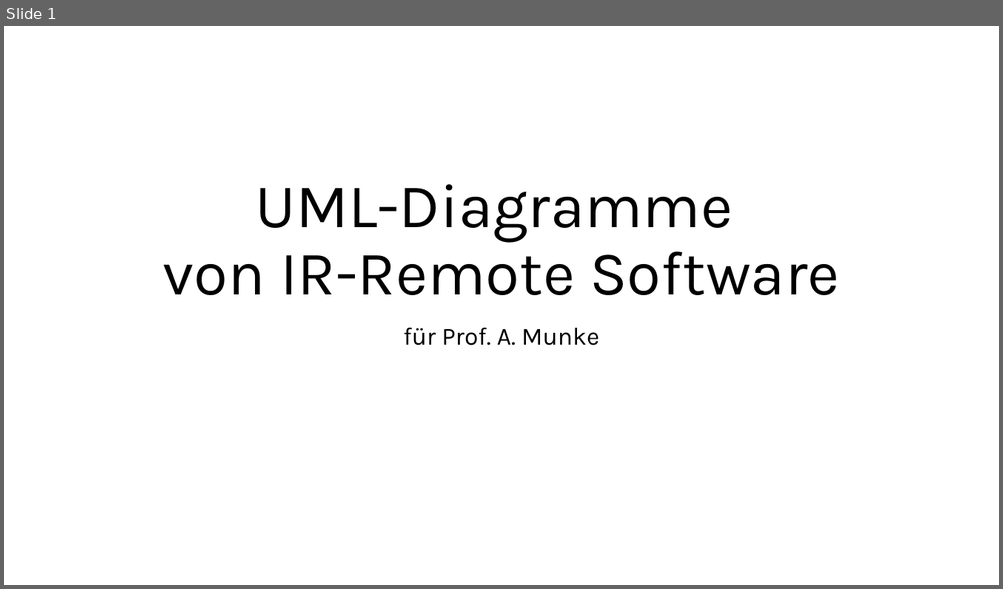
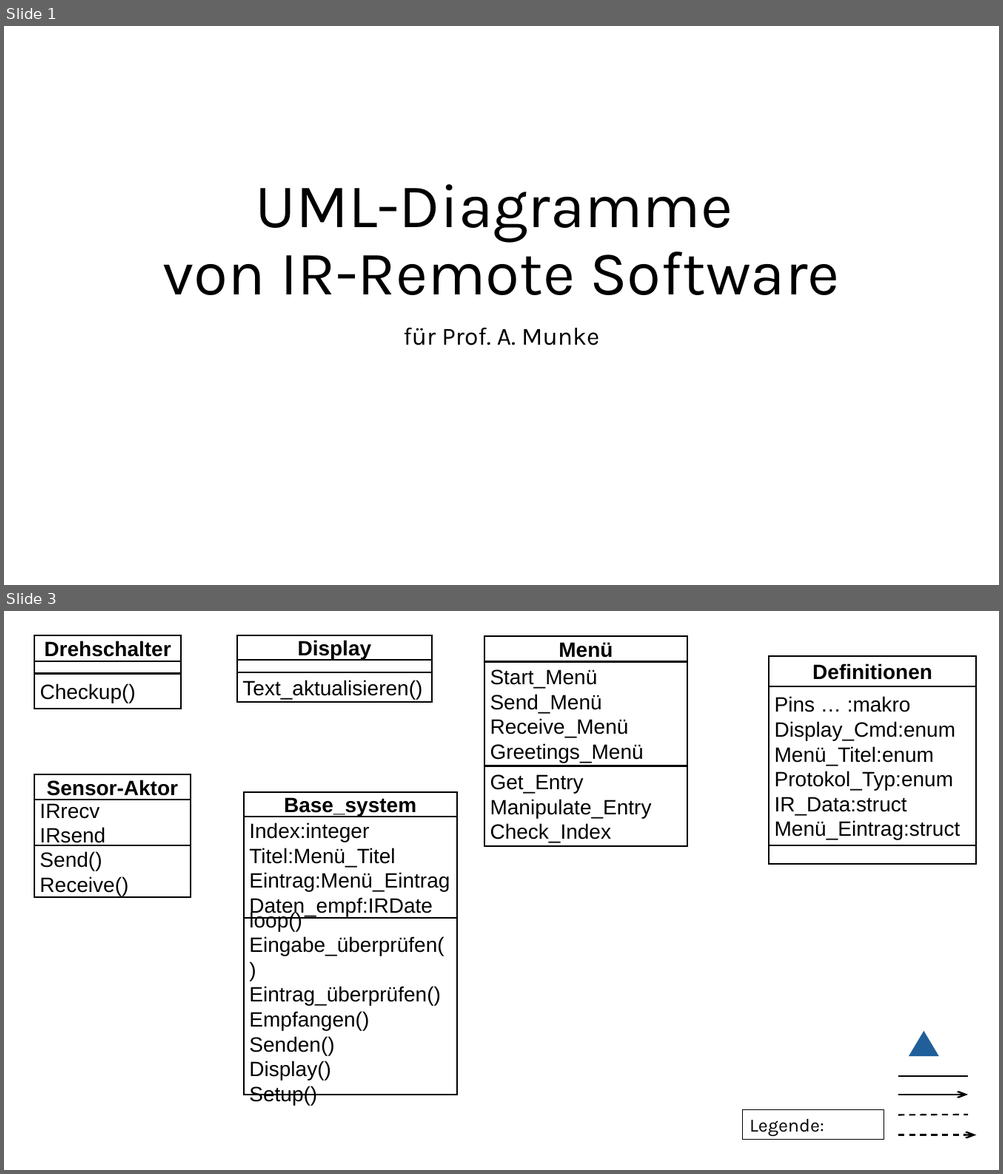
Before and after one commit to TIStudent420/Arduino_IR_Remote, a slide deck: Beleg/UML-IR_Remote.pptx. Shown one above the other, each under a label of ours: slide 1 before the commit, slides 1 and 3 after it; the slides between them are not shown. The pictures are 1003x589 and 1003x1174 pixels, drawn with LibreOffice and Linux fonts; fonts in the diff are those of the drawing. Boxes give left, top, right and bottom in pixels: in the first picture for what was removed or moved away, otherwise in the second. Text is boxed around its words. In the diff, an @@ line names an element or a change of style, - is before the commit and + after.

```diff
--- a/Beleg/UML-IR_Remote.pptx
+++ b/Beleg/UML-IR_Remote.pptx
@@ slide 3 added at [4, 611, 999, 1170], background #FFFFFF @@
@@ rectangle added at [34, 635, 182, 661], outline #000000 1.5 pt, 20 pt, text #000000, bold @@
+Drehschalter
@@ rectangle added at [237, 635, 432, 661], outline #000000 1.5 pt, 20 pt, text #000000, bold @@
+Display
@@ rectangle added at [484, 635, 688, 661], outline #000000 1.5 pt, 20 pt, text #000000, bold @@
+Menü
@@ rectangle added at [34, 661, 182, 674], outline #000000 1.5 pt @@
@@ rectangle added at [34, 675, 182, 709], outline #000000 1.5 pt, 20 pt, text #000000 @@
+Checkup()
@@ rectangle added at [237, 661, 432, 673], outline #000000 1.5 pt @@
@@ rectangle added at [237, 672, 432, 702], outline #000000 1.5 pt, 20 pt, text #000000 @@
+Text_aktualisieren()
@@ rectangle added at [484, 662, 688, 766], outline #000000 1.5 pt, 20 pt, text #000000 @@
+Start_Menü
+Send_Menü
+Receive_Menü
+Greetings_Menü
@@ rectangle added at [768, 657, 976, 686], outline #000000 1.5 pt, 20 pt, text #000000, bold @@
+Definitionen
@@ rectangle added at [768, 686, 976, 846], outline #000000 1.5 pt, 20 pt, text #000000 @@
+Pins … :makro
+Display_Cmd:enum
+Menü_Titel:enum
+Protokol_Typ:enum
+IR_Data:struct
+Menü_Eintrag:struct
@@ rectangle added at [34, 775, 190, 800], outline #000000 1.5 pt, 20 pt, text #000000, bold @@
+Sensor-Aktor
@@ rectangle added at [484, 766, 688, 847], outline #000000 1.5 pt, 20 pt, text #000000 @@
+Get_Entry
+Manipulate_Entry
+Check_Index
@@ rectangle added at [34, 800, 190, 846], outline #000000 1.5 pt, 20 pt, text #000000 @@
+IRrecv
+IRsend
@@ rectangle added at [244, 792, 457, 817], outline #000000 1.5 pt, 20 pt, text #000000, bold @@
+Base_system
@@ rectangle added at [244, 817, 457, 918], outline #000000 1.5 pt, 20 pt, text #000000 @@
+Index:integer
+Titel:Menü_Titel
+Eintrag:Menü_Eintrag
+Daten_empf:IRDate
@@ rectangle added at [34, 846, 190, 897], outline #000000 1.5 pt, 20 pt, text #000000 @@
+Send()
+Receive()
@@ rectangle added at [768, 846, 976, 864], outline #000000 1.5 pt @@
@@ rectangle added at [244, 918, 457, 1095], outline #000000 1.5 pt, 20 pt, text #000000 @@
+loop()
+Eingabe_überprüfen()
+Eintrag_überprüfen()
+Empfangen()
+Senden()
+Display()
+Setup()
@@ triangle added at [908, 1031, 939, 1056], fill #215F9A @@
@@ line added from (898, 1076) to (968, 1076), #000000 1.5 pt @@
@@ arrow added from (898, 1095) to (968, 1095), #000000 1.5 pt @@
@@ rectangle added at [742, 1111, 884, 1140], outline #000000 0.75 pt, 18 pt, text #000000 @@
+Legende:
@@ line added from (898, 1116) to (968, 1116), #000000 1.5 pt dashed @@
@@ arrow added from (898, 1136) to (976, 1136), #000000 1.5 pt dashed @@
```
Also in this commit, not shown: 2 other slides added.
